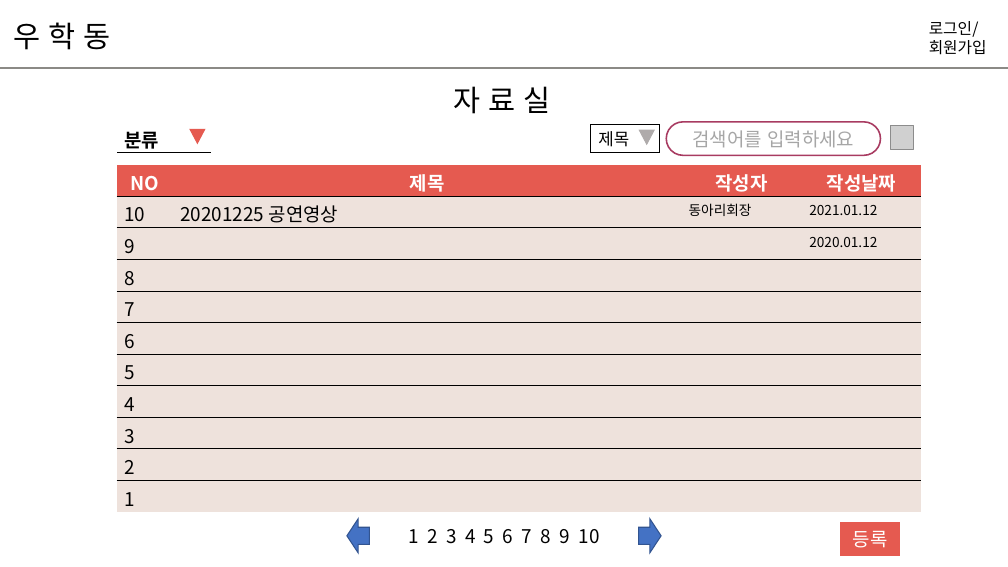
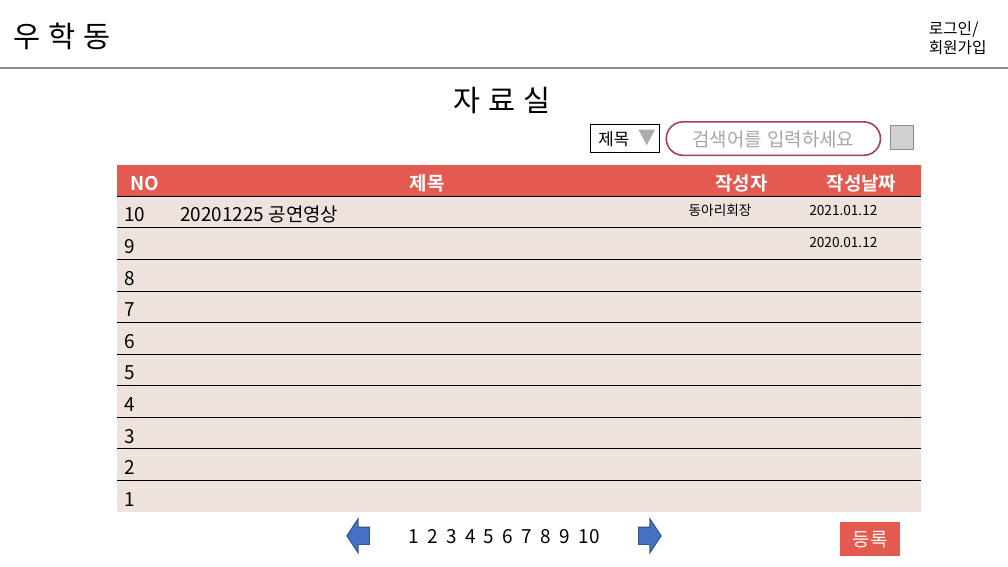
Before and after one commit to hyunniesss/ToyProject, a slide deck: slide 20 of document/와이어프레임/우학동_와이어프레임.pptx (slide 19 before the commit). Drawn at 1008x567 pixels with LibreOffice and Linux fonts; fonts in the diff are those of the drawing; grey boxes stand for pictures. Boxes give left, top, right and bottom in pixels: in the first picture for what was removed or moved away, otherwise in the second. Text is boxed around its words. In the diff, an @@ line names an element or a change of style, - is before the commit and + after.

```diff
--- a/document/와이어프레임/우학동_와이어프레임.pptx
+++ b/document/와이어프레임/우학동_와이어프레임.pptx
@@ table removed at (x1=116, y1=122, x2=211, y2=157), 1 rows, 1 columns @@
-분류
@@ triangle removed at (x1=190, y1=129, x2=204, y2=143) @@
```
Also in this commit, not shown: 4 other slides changed, 1 slide added, 2 other files.
